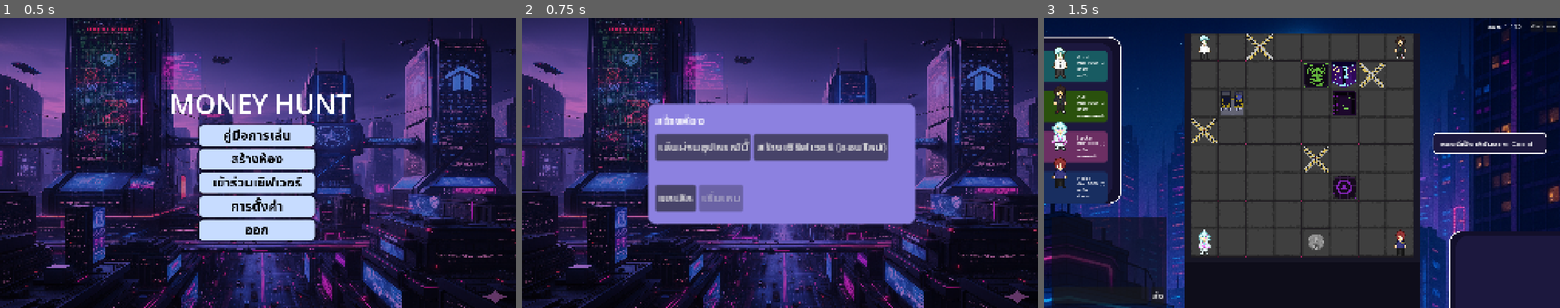
Above: before the commit, frames 1-3 (left to right).
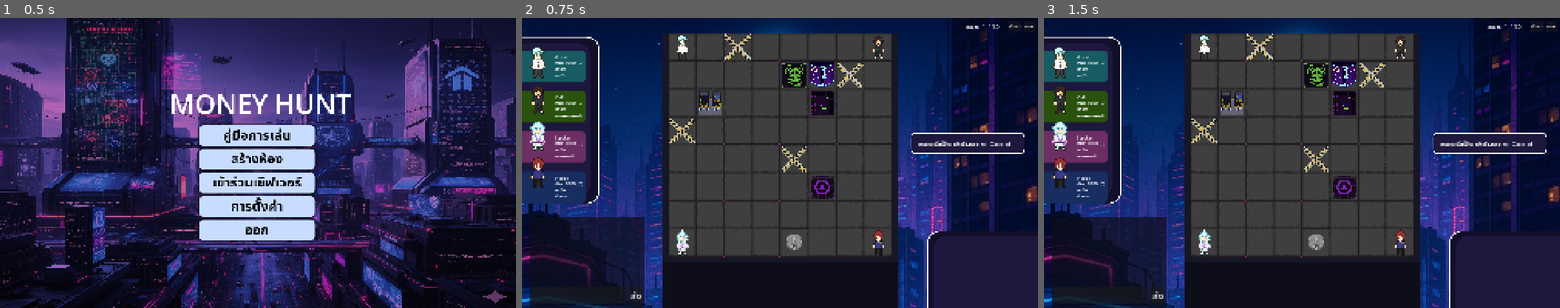
Above: after the commit, the same moments.

Repository: PiyungGo/mega2
Game: Godot game, scene res://Main Menu.tscn
The game is run twice, just before and just after one commit, with the same random seed, the same clock (stepped at 60 frames per second) and the same inputs.
Inputs (mouse positions are in pixels of both pictures, inside the frame that each line leads up to):
- Up to frame 1 (0.5 s): no input
- Up to frame 2 (0.75 s): click "สร้างห้อง" at 0.5 s
- Up to frame 3 (1.5 s): click (1224, 145) at 1.25 s, where only the run before the commit has a clickable "เล่นผ่านอุปกรณ์นี้"

Frame 1 is identical in both runs. In frame 2, 78% of the frame differs, in the area x 0-100%, y 0-100%; in frame 3, nothing differs.

Commit message:
Update Main Menu.tscn

Diff:
--- a/Main Menu.tscn
+++ b/Main Menu.tscn
@@ -6,6 +6,7 @@
 [ext_resource type="Script" uid="uid://h22brvio2otb" path="res://audio_control.gd" id="3_i5qic"]
 [ext_resource type="Script" uid="uid://70urtdgl72k1" path="res://fullscreen_control.gd" id="4_12kdf"]
 [ext_resource type="AudioStream" uid="uid://du8hotevt6e6d" path="res://button-press-382713.mp3" id="6_wfgb2"]
+[ext_resource type="Texture2D" uid="uid://c7o5adxnekliy" path="res://Moneyhunt Game.png" id="6_wlsky"]
 
 [sub_resource type="StyleBoxTexture" id="StyleBoxTexture_5b7ti"]
 
@@ -98,28 +99,6 @@
 corner_radius_bottom_left = 16
 shadow_size = 15
 
-[sub_resource type="StyleBoxFlat" id="StyleBoxFlat_wfgb2"]
-bg_color = Color(0.54902, 0.505882, 0.878431, 1)
-corner_radius_top_left = 10
-corner_radius_top_right = 10
-corner_radius_bottom_right = 10
-corner_radius_bottom_left = 10
-expand_margin_left = 10.0
-expand_margin_top = 10.0
-expand_margin_right = 10.0
-expand_margin_bottom = 10.0
-
-[sub_resource type="StyleBoxFlat" id="StyleBoxFlat_bcalf"]
-bg_color = Color(0.54902, 0.505882, 0.878431, 1)
-corner_radius_top_left = 10
-corner_radius_top_right = 10
-corner_radius_bottom_right = 10
-corner_radius_bottom_left = 10
-expand_margin_left = 10.0
-expand_margin_top = 10.0
-expand_margin_right = 10.0
-expand_margin_bottom = 10.0
-
 [node name="MainMenu" type="Control"]
 layout_mode = 3
 anchors_preset = 15
@@ -371,7 +350,6 @@
 text = "Music"
 
 [node name="Panel2" type="Panel" parent="."]
-visible = false
 layout_mode = 1
 anchors_preset = 8
 anchor_left = 0.5
@@ -432,7 +410,7 @@
 offset_bottom = 184.5
 grow_vertical = 2
 theme_override_font_sizes/font_size = 27
-text = "หน้าเมนูหลักของเกมประกอบไปด้วย 4 ปุ่ม ได้แก่
+text = "หน้าเมนูหลักของเกมประกอบไปด้วย 5 ปุ่ม ได้แก่
 
 "
 horizontal_alignment = 1
@@ -532,7 +510,6 @@
 text = "Back"
 
 [node name="Panel3" type="Panel" parent="."]
-visible = false
 layout_mode = 1
 anchors_preset = 8
 anchor_left = 0.5
@@ -584,10 +561,10 @@
 
 [node name="GuideText1" type="Label" parent="Panel3/Label/Pages"]
 layout_mode = 0
-offset_left = -180.0
-offset_top = 299.0
-offset_right = 549.0
-offset_bottom = 434.0
+offset_left = 47.0
+offset_top = 367.0
+offset_right = 272.0
+offset_bottom = 502.0
 theme_override_font_sizes/font_size = 17
 text = "3.ตั้งค่า
 จะมีระบบลดเสียงเพิ่มเสียง
@@ -597,10 +574,10 @@
 
 [node name="GuideText2" type="Label" parent="Panel3/Label/Pages"]
 layout_mode = 0
-offset_left = 535.0
-offset_top = 307.0
-offset_right = 1091.0
-offset_bottom = 432.0
+offset_left = 341.0
+offset_top = 368.0
+offset_right = 685.0
+offset_bottom = 493.0
 theme_override_font_sizes/font_size = 17
 text = "4.คู่มือการเล่น
 จะแสดงข้อความอธิบายการเล่นคร่าวๆภายในเกม
@@ -610,10 +587,10 @@
 
 [node name="GuideText3" type="Label" parent="Panel3/Label/Pages"]
 layout_mode = 0
-offset_left = 215.0
-offset_top = 413.0
-offset_right = 771.0
-offset_bottom = 538.0
+offset_left = 806.0
+offset_top = 357.0
+offset_right = 876.0
+offset_bottom = 482.0
 theme_override_font_sizes/font_size = 18
 text = "5.ออก "
 horizontal_alignment = 1
@@ -621,30 +598,30 @@
 
 [node name="GuideImage1" type="TextureRect" parent="Panel3/Label/Pages"]
 layout_mode = 0
-offset_left = 49.0
-offset_top = 125.0
-offset_right = 333.0
-offset_bottom = 320.0
+offset_left = 18.0
+offset_top = 186.0
+offset_right = 302.0
+offset_bottom = 381.0
 texture = ExtResource("2_xwd2w")
 expand_mode = 3
 stretch_mode = 6
 
 [node name="GuideImage2" type="TextureRect" parent="Panel3/Label/Pages"]
 layout_mode = 0
-offset_left = 660.0
-offset_top = 124.0
-offset_right = 951.0
-offset_bottom = 324.0
+offset_left = 362.0
+offset_top = 184.0
+offset_right = 646.0
+offset_bottom = 379.0
 texture = ExtResource("2_xwd2w")
 expand_mode = 3
 stretch_mode = 6
 
 [node name="GuideImage3" type="TextureRect" parent="Panel3/Label/Pages"]
 layout_mode = 0
-offset_left = 363.0
-offset_top = 309.0
-offset_right = 613.0
-offset_bottom = 448.0
+offset_left = 693.0
+offset_top = 187.0
+offset_right = 977.0
+offset_bottom = 382.0
 texture = ExtResource("2_xwd2w")
 expand_mode = 3
 stretch_mode = 6
@@ -740,9 +717,9 @@
 
 [node name="GuideText2" type="Label" parent="Panel4/Label/Pages"]
 layout_mode = 0
-offset_left = -116.0
+offset_left = 114.0
 offset_top = 107.0
-offset_right = 1100.0
+offset_right = 922.0
 offset_bottom = 345.0
 theme_override_font_sizes/font_size = 23
 text = "กติกา
@@ -766,9 +743,9 @@
 
 [node name="GuideImage3" type="TextureRect" parent="Panel4/Label/Pages"]
 layout_mode = 0
-offset_left = 363.0
+offset_left = 381.0
 offset_top = 345.0
-offset_right = 630.0
+offset_right = 648.0
 offset_bottom = 483.0
 texture = ExtResource("2_xwd2w")
 expand_mode = 3
@@ -823,7 +800,6 @@
 text = "Back"
 
 [node name="Panel5" type="Panel" parent="."]
-visible = false
 layout_mode = 1
 anchors_preset = 8
 anchor_left = 0.5
@@ -875,10 +851,10 @@
 
 [node name="GuideText3" type="Label" parent="Panel5/Label/Pages"]
 layout_mode = 0
-offset_left = -3.0
-offset_top = 22.0
-offset_right = 969.0
-offset_bottom = 257.0
+offset_left = 11.0
+offset_top = 27.0
+offset_right = 983.0
+offset_bottom = 262.0
 theme_override_font_sizes/font_size = 26
 text = "ขั้นตอนการเล่น"
 horizontal_alignment = 1
@@ -1032,7 +1008,6 @@
 text = "Back"
 
 [node name="Panel6" type="Panel" parent="."]
-visible = false
 layout_mode = 1
 anchors_preset = 8
 anchor_left = 0.5
@@ -1040,9 +1015,9 @@
 anchor_right = 0.5
 anchor_bottom = 0.5
 offset_left = -499.5
-offset_top = -315.0
+offset_top = -309.0
 offset_right = 499.5
-offset_bottom = 315.0
+offset_bottom = 321.0
 grow_horizontal = 2
 grow_vertical = 2
 theme_override_styles/panel = SubResource("StyleBoxFlat_ht6vt")
@@ -1084,21 +1059,80 @@
 
 [node name="GuideText4" type="Label" parent="Panel6/Label/Pages"]
 layout_mode = 0
-offset_left = -3.0
+offset_left = 2.0
 offset_top = 22.0
-offset_right = 969.0
+offset_right = 997.0
 offset_bottom = 257.0
 theme_override_font_sizes/font_size = 26
-text = "6"
-horizontal_alignment = 1
-vertical_alignment = 1
+text = "การ์ดภายในเกม"
+horizontal_alignment = 1
+vertical_alignment = 1
+
+[node name="GuideText5" type="Label" parent="Panel6/Label/Pages"]
+layout_mode = 0
+offset_left = 8.0
+offset_top = 402.0
+offset_right = 290.0
+offset_bottom = 506.0
+theme_override_font_sizes/font_size = 18
+text = "1.การ์โจมตี คือไพ่สีแดงที่สามารถปล้นเงินของศัตรูมาเป็นของตัวเองได้"
+horizontal_alignment = 1
+vertical_alignment = 1
+autowrap_mode = 3
+
+[node name="GuideText6" type="Label" parent="Panel6/Label/Pages"]
+layout_mode = 0
+offset_left = 369.0
+offset_top = 426.0
+offset_right = 636.0
+offset_bottom = 481.0
+theme_override_font_sizes/font_size = 18
+text = "2.การ์ดป้องกัน คือไพ่สีฟ้าที่สามารถป้องกันเงินจากการปล้นได้"
+horizontal_alignment = 1
+vertical_alignment = 1
+autowrap_mode = 3
+
+[node name="GuideText7" type="Label" parent="Panel6/Label/Pages"]
+layout_mode = 0
+offset_left = 752.0
+offset_top = 428.0
+offset_right = 989.0
+offset_bottom = 512.0
+theme_override_font_sizes/font_size = 18
+text = "3.การ์ดลึกลับ คือไพ่สีม่วงที่มีความสามารถแตกต่างออกไปจากการปล้นเงินหรือป้องกันเงิน"
+horizontal_alignment = 1
+vertical_alignment = 1
+autowrap_mode = 3
 
 [node name="GuideImage4" type="TextureRect" parent="Panel6/Label/Pages"]
 layout_mode = 0
-offset_left = 55.0
-offset_top = 170.0
-offset_right = 290.0
-offset_bottom = 276.0
+offset_left = 58.0
+offset_top = 165.0
+offset_right = 307.0
+offset_bottom = 414.0
+scale = Vector2(0.687259, 1.00798)
+texture = ExtResource("2_xwd2w")
+expand_mode = 3
+stretch_mode = 6
+
+[node name="GuideImage5" type="TextureRect" parent="Panel6/Label/Pages"]
+layout_mode = 0
+offset_left = 412.0
+offset_top = 166.0
+offset_right = 665.0
+offset_bottom = 415.0
+scale = Vector2(0.687259, 1.00798)
+texture = ExtResource("2_xwd2w")
+expand_mode = 3
+stretch_mode = 6
+
+[node name="GuideImage6" type="TextureRect" parent="Panel6/Label/Pages"]
+layout_mode = 0
+offset_left = 777.0
+offset_top = 169.0
+offset_right = 1026.0
+offset_bottom = 418.0
+scale = Vector2(0.687259, 1.00798)
 texture = ExtResource("2_xwd2w")
 expand_mode = 3
 stretch_mode = 6
@@ -1142,7 +1176,6 @@
 text = "Back"
 
 [node name="Panel7" type="Panel" parent="."]
-visible = false
 layout_mode = 1
 anchors_preset = 8
 anchor_left = 0.5
@@ -1194,22 +1227,21 @@
 
 [node name="GuideText5" type="Label" parent="Panel7/Label/Pages"]
 layout_mode = 0
-offset_left = -3.0
-offset_top = 22.0
-offset_right = 969.0
-offset_bottom = 257.0
+offset_top = 31.0
+offset_right = 1000.0
+offset_bottom = 266.0
 theme_override_font_sizes/font_size = 26
-text = "ขั้นตอนการเล่น7"
+text = "บทบาทภายในเกม"
 horizontal_alignment = 1
 vertical_alignment = 1
 
 [node name="GuideImage5" type="TextureRect" parent="Panel7/Label/Pages"]
 layout_mode = 0
-offset_left = 55.0
-offset_top = 170.0
-offset_right = 290.0
-offset_bottom = 276.0
-texture = ExtResource("2_xwd2w")
+offset_left = 477.0
+offset_top = 191.0
+offset_right = 980.0
+offset_bottom = 465.0
+texture = ExtResource("6_wlsky")
 expand_mode = 3
 stretch_mode = 6
 
@@ -1585,124 +1617,11 @@
 stream = ExtResource("6_wfgb2")
 volume_db = -8.211
 
-[node name="CreateOverlay" type="Panel" parent="."]
-visible = false
-layout_mode = 1
-anchors_preset = -1
-anchor_left = 0.5
-anchor_top = 0.5
-anchor_right = 0.5
-anchor_bottom = 0.591
-offset_left = -463.84
-offset_top = -194.0
-offset_right = -132.27
-offset_bottom = -154.0
-grow_horizontal = 2
-grow_vertical = 2
-scale = Vector2(2.82983, 2.82983)
-theme_override_styles/panel = SubResource("StyleBoxFlat_wfgb2")
-
-[node name="VBox" type="VBoxContainer" parent="CreateOverlay"]
-layout_mode = 0
-offset_right = 40.0
-offset_bottom = 40.0
-
-[node name="Label" type="Label" parent="CreateOverlay/VBox"]
-layout_mode = 2
-text = "สร้างห้อง"
-
-[node name="HBox" type="HBoxContainer" parent="CreateOverlay/VBox"]
-layout_mode = 2
-
-[node name="LocalButton" type="Button" parent="CreateOverlay/VBox/HBox"]
-layout_mode = 2
-text = "เล่นผ่านอุปกรณ์นี้"
-
-[node name="HostButton" type="Button" parent="CreateOverlay/VBox/HBox"]
-layout_mode = 2
-text = "สร้างเซิร์ฟเวอร์ (ออนไลน์)"
-
-[node name="StatusLabel" type="Label" parent="CreateOverlay/VBox"]
-layout_mode = 2
-text = "autowrap"
-
-[node name="HBox2" type="HBoxContainer" parent="CreateOverlay/VBox"]
-layout_mode = 2
-
-[node name="CancelBtn" type="Button" parent="CreateOverlay/VBox/HBox2"]
-layout_mode = 2
-text = "ยกเลิก"
-
-[node name="StartBtn" type="Button" parent="CreateOverlay/VBox/HBox2"]
-layout_mode = 2
-disabled = true
-text = "เริ่มเกม"
-
-[node name="JoinOverlay" type="Panel" parent="."]
-visible = false
-layout_mode = 1
-offset_left = 687.0
-offset_top = 344.0
-offset_right = 886.855
-offset_bottom = 526.53
-scale = Vector2(2.95735, 2.95735)
-theme_override_styles/panel = SubResource("StyleBoxFlat_bcalf")
-
-[node name="VBox" type="VBoxContainer" parent="JoinOverlay"]
-layout_mode = 0
-offset_right = 40.0
-offset_bottom = 40.0
-theme_override_constants/separation = 35
-
-[node name="Label" type="Label" parent="JoinOverlay/VBox"]
-layout_mode = 2
-text = "เข้าร่วมเซิฟเวอร์"
-
-[node name="Tabs" type="TabBar" parent="JoinOverlay/VBox"]
-custom_minimum_size = Vector2(117.595, 0)
-layout_mode = 2
-
-[node name="LAN" type="HBoxContainer" parent="JoinOverlay/VBox/Tabs"]
-custom_minimum_size = Vector2(161.855, 36.825)
-layout_mode = 0
-offset_left = -28.4038
-offset_top = 55.6153
-offset_right = 133.451
-offset_bottom = 92.4403
-theme_override_constants/separation = 20
-alignment = 1
-
-[node name="ScanBtn" type="Button" parent="JoinOverlay/VBox/Tabs/LAN"]
-layout_mode = 2
-text = "ค้นหาอัตโนมัติ"
-
-[node name="Hamachi" type="HBoxContainer" parent="JoinOverlay/VBox/Tabs"]
-layout_mode = 0
-offset_left = -1.69071
-offset_top = 0.764408
-offset_right = 197.309
-offset_bottom = 31.7644
-theme_override_constants/separation = 70
-
-[node name="JoinBtn" type="Button" parent="JoinOverlay/VBox/Tabs/Hamachi"]
-layout_mode = 2
-text = "เข้าร่วม"
-
-[node name="IpBox" type="LineEdit" parent="JoinOverlay/VBox/Tabs/Hamachi"]
-layout_mode = 2
-placeholder_text = "25.2.1.169"
-
-[node name="StatusLabel" type="Label" parent="JoinOverlay/VBox"]
-layout_mode = 2
-
-[node name="CancelBtn" type="Button" parent="JoinOverlay/VBox"]
-layout_mode = 2
-text = "ยกเลิก"
-
 [connection signal="pressed" from="Main button/Button4" to="." method="_on_start_pressed"]
 [connection signal="pressed" from="Main button/Button4" to="." method="_on_guide_pressed"]
-[connection signal="pressed" from="Main button/Button" to="." method="_on_button_pressed"]
-[connection signal="pressed" from="Main button/Button5" to="." method="_on_Button5_pressed"]
+[connection signal="pressed" from="Main button/Button" to="." method="_on_start_pressed"]
+[connection signal="pressed" from="Main button/Button" to="." method="_on_Start_pressed"]
+[connection signal="pressed" from="Main button/Button5" to="." method="_on_start_pressed"]
 [connection signal="pressed" from="Main button/Button2" to="." method="_on_setting_pressed"]
 [connection signal="pressed" from="Main button/Button2" to="." method="_on_Creat_pressed"]
 [connection signal="pressed" from="Main button/Button3" to="." method="_on_exit_pressed"]
Not shown: 1 places in Main Menu.tscn that only renumber resources
